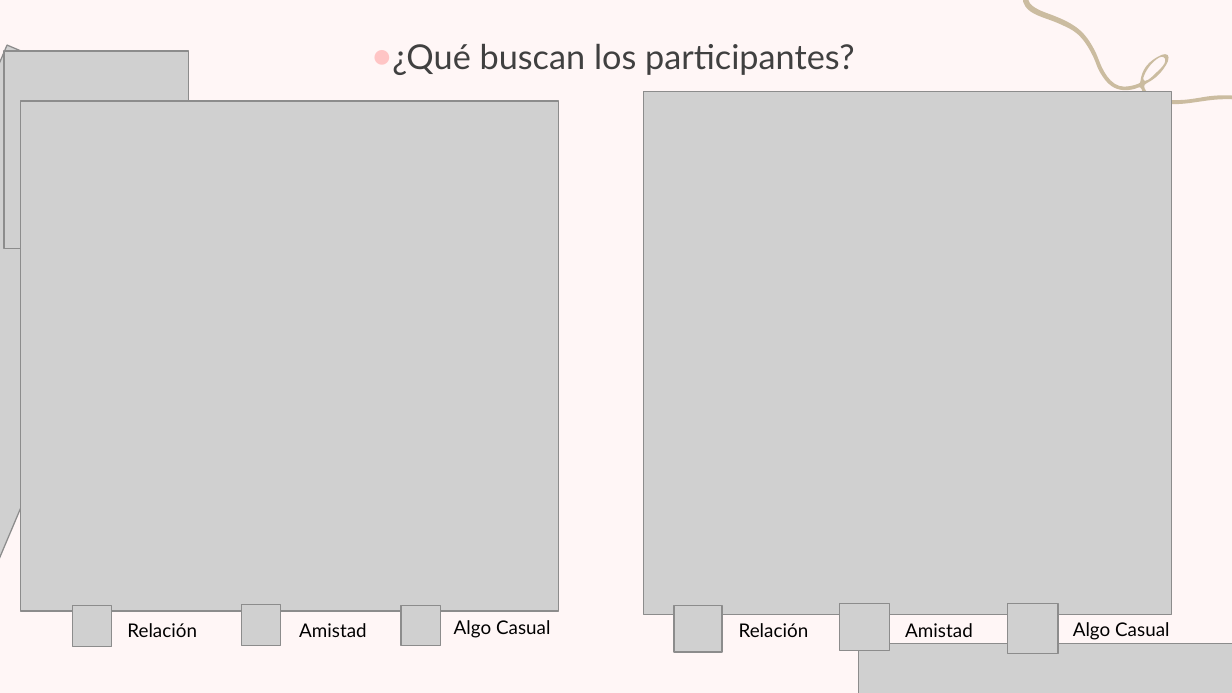
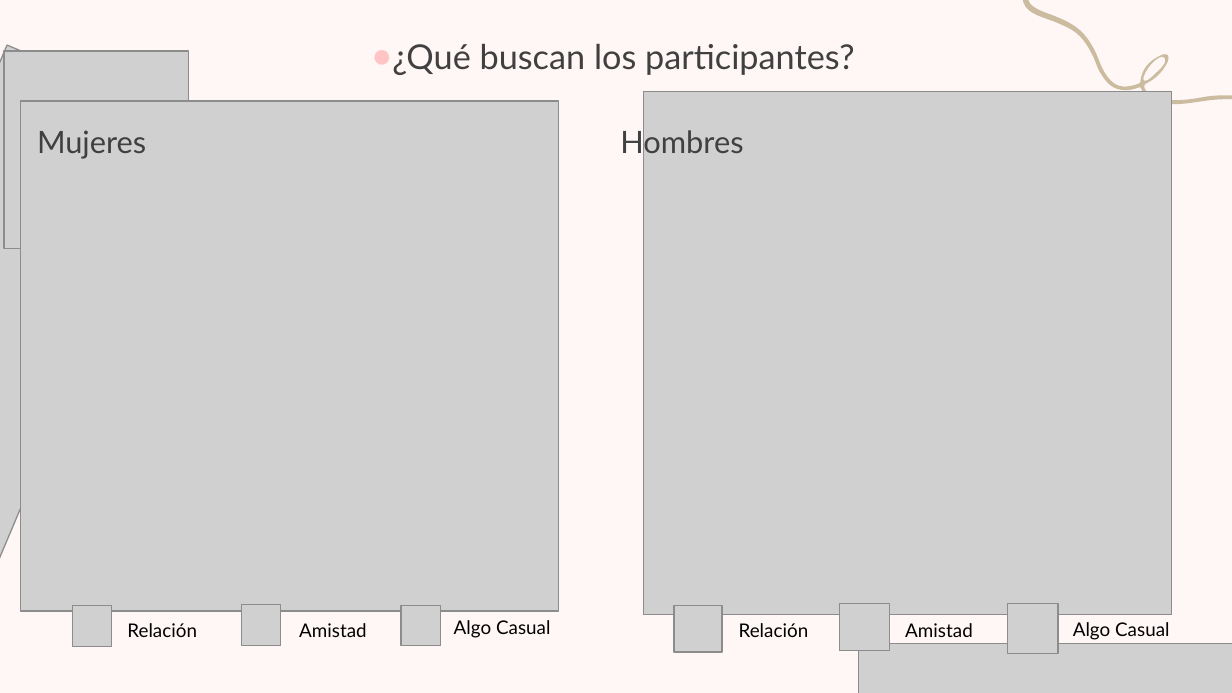
Before and after one commit to jazminamg26/Emparejamientos-Facultad-de-Ciencias, a slide deck: slide 8 of Proyecto ciencia de datos.pptx. Drawn at 1232x693 pixels with LibreOffice and Linux fonts; fonts in the diff are those of the drawing; grey boxes stand for pictures; background and template pictures are left out. Boxes give left, top, right and bottom in pixels: in the first picture for what was removed or moved away, otherwise in the second. Text is boxed around its words. In the diff, an @@ line names an element or a change of style, - is before the commit and + after.

```diff
--- a/Proyecto ciencia de datos.pptx
+++ b/Proyecto ciencia de datos.pptx
@@ text added at bbox=[37, 130, 146, 159], 18 pt, text #404040 @@
+Mujeres
@@ text added at bbox=[620, 126, 743, 159], 18 pt, text #404040 @@
+Hombres
```
Also in this commit, not shown: 3 other slides changed, 5 slides added, 29 slides removed, 10 other files.
